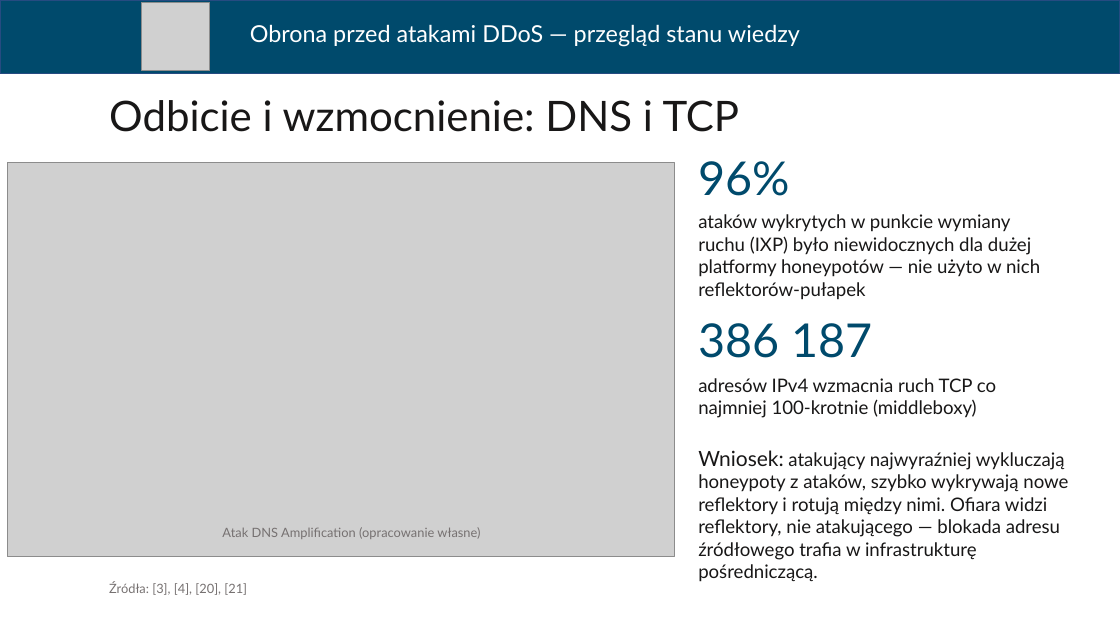
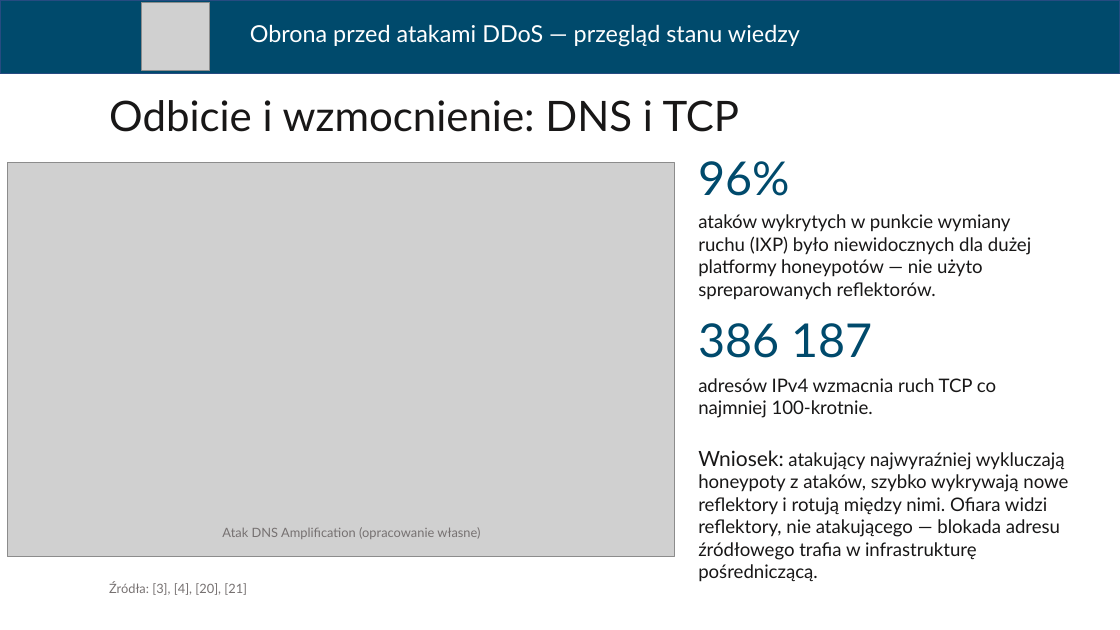
Before and after one commit to ArturBrogowicz/code, a slide deck: slide 8 of presentation/Prezentacja_WEiTI_PL.pptx (slide 7 before the commit). Drawn at 1120x630 pixels with LibreOffice and Linux fonts; fonts in the diff are those of the drawing; grey boxes stand for pictures. Boxes give left, top, right and bottom in pixels: in the first picture for what was removed or moved away, otherwise in the second. Text is boxed around its words. In the diff, an @@ line names an element or a change of style, - is before the commit and + after.

```diff
--- a/presentation/Prezentacja_WEiTI_PL.pptx
+++ b/presentation/Prezentacja_WEiTI_PL.pptx
@@ text at bbox=[698, 214, 1031, 300]: text changed @@
-ataków wykrytych w punkcie wymiany ruchu (IXP) było niewidocznych dla dużej platformy honeypotów — nie użyto w nich reflektorów-pułapek
+ataków wykrytych w punkcie wymiany ruchu (IXP) było niewidocznych dla dużej platformy honeypotów — nie użyto spreparowanych reflektorów.
@@ text at bbox=[698, 378, 996, 418]: text changed @@
-adresów IPv4 wzmacnia ruch TCP co najmniej 100-krotnie (middleboxy)
+adresów IPv4 wzmacnia ruch TCP co najmniej 100-krotnie.
```
Also in this commit, not shown: 10 other slides changed, 1 slide added, 1 slide removed.
